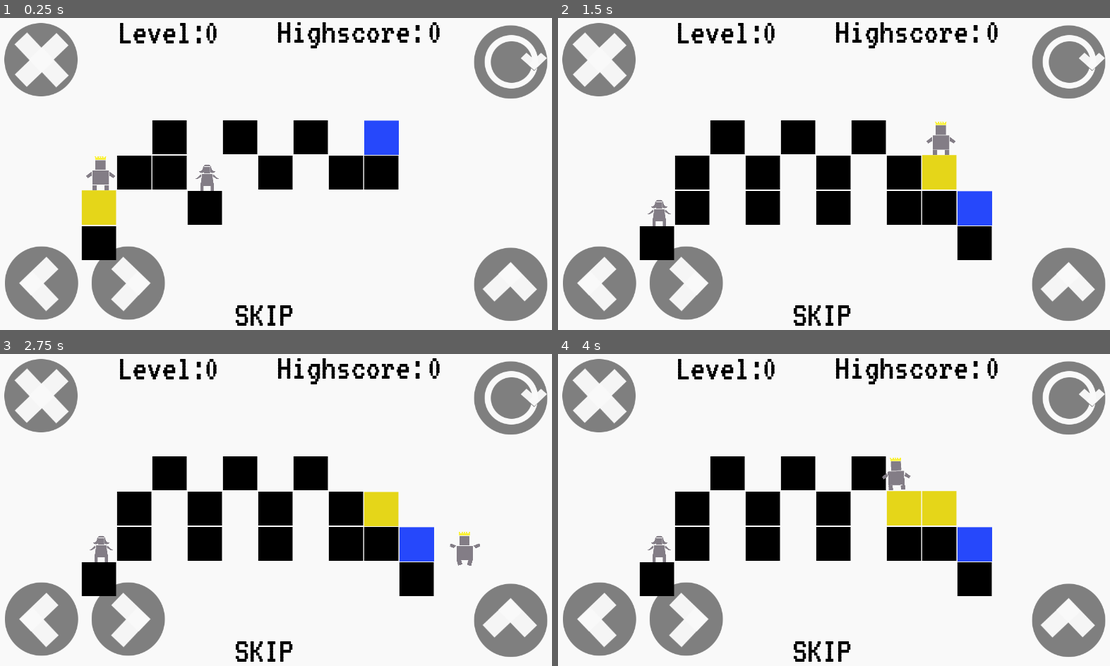
Above: before the commit, frames 1-4 (two rows, left to right).
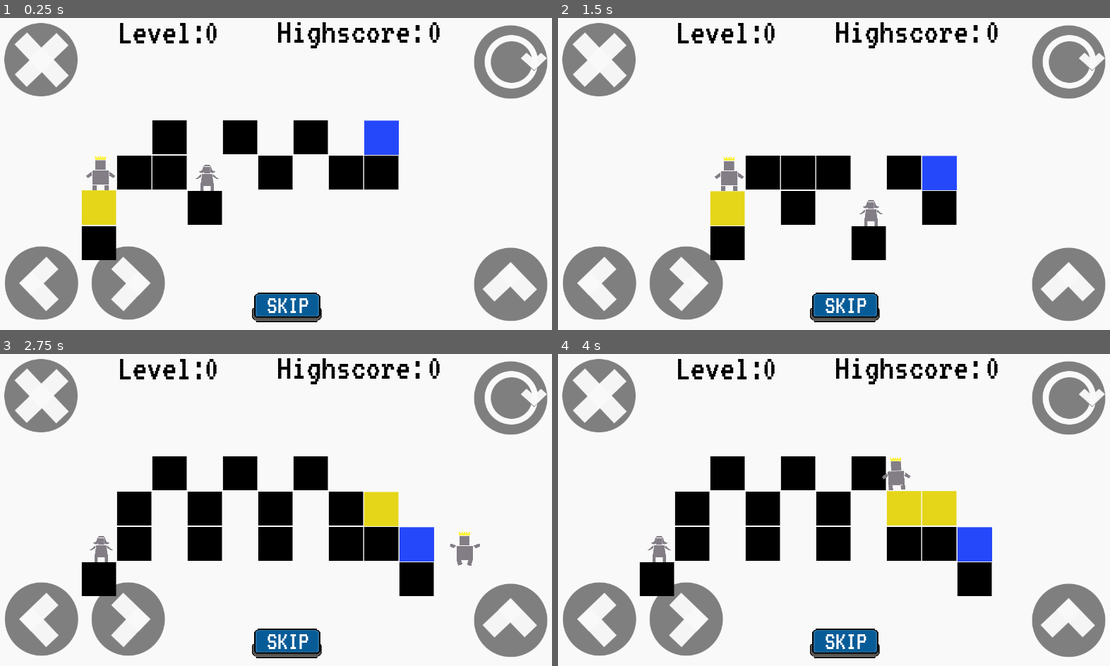
Above: after the commit, the same moments.

Repository: meburns/midas
Game: Godot game, scene res://src/endless/EndlessLevel.tscn
The game is run twice, just before and just after one commit, with the same random seed, the same clock (stepped at 60 frames per second) and the same inputs. This scene is started directly instead of the project's main scene.
Inputs (mouse positions are in pixels of both pictures, inside the frame that each line leads up to):
- Up to frame 1 (0.25 s): no input
- Up to frame 2 (1.5 s): click (845, 305) at 0.5 s, where only the run after the commit has a clickable "SKIP"; click (845, 305) at 1.25 s, where only the run after the commit has a clickable "SKIP"
- Up to frame 3 (2.75 s): tap Enter (ui_accept) at 2 s; hold Right (move_right) from 2.03 s (still down); tap R (refresh) at 2.1 s; tap Space (jump) at 2.27 s
- Up to frame 4 (4 s): tap R (refresh) at 2.85, 3.6 s; tap Space (jump) at 3.02 s; release Right (move_right) at 3.53 s; hold A (move_left) from 3.53 s (still down)

The runs differ from the first frame. In frame 1, 1.2% of the frame differs, in the area x 42-59%, y 88-99%; in frame 2, 14%, in the area x 14-79%, y 32-99%; in frame 3, 1.2%; in frame 4, 1.2%.

Commit message:
Add skip button animation

Diff:
--- a/src/endless/EndlessLevel.gd
+++ b/src/endless/EndlessLevel.gd
@@ -35,9 +35,12 @@
 		child.queue_free()
 	_fill_array(arr)
 
+func skip_level() -> void:
+	get_tree().reload_current_scene()
+
 func _process(_delta: float) -> void:
 	if Input.is_action_just_pressed("skip"):
-		get_tree().reload_current_scene()
+		skip_level()
 
 
 func get_next_level() -> void:
@@ -178,3 +181,16 @@
 				wInstance.set_position(Vector2(y_val, x_val))
 				level.add_child(wInstance)
 	$level.add_child(level)
+
+
+func _on_SkipButton_button_down() -> void:
+	$SkipButton/AnimatedSprite.play("press")
+	var pos = $SkipButton/Label.get_position()
+	$SkipButton/Label.set_position(Vector2(pos.x, pos.y + 5))
+	yield(get_tree().create_timer(0.3), "timeout")
+	skip_level()
+
+func _on_SkipButton_button_up() -> void:
+	$SkipButton/AnimatedSprite.play("idle")
+	var pos = $SkipButton/Label.get_position()
+	$SkipButton/Label.set_position(Vector2(pos.x, pos.y - 5))
--- a/src/endless/EndlessLevel.tscn
+++ b/src/endless/EndlessLevel.tscn
@@ -1,12 +1,38 @@
-[gd_scene load_steps=5 format=2]
+[gd_scene load_steps=10 format=2]
 
 [ext_resource path="res://src/fonts/normal_font.tres" type="DynamicFont" id=1]
+[ext_resource path="res://assets/buttons/new_default.png" type="Texture" id=2]
 [ext_resource path="res://src/endless/EndlessLevel.gd" type="Script" id=3]
+[ext_resource path="res://src/fonts/credits_font.tres" type="DynamicFont" id=4]
 [ext_resource path="res://src/overlays/Outside.tscn" type="PackedScene" id=5]
 
+[sub_resource type="AtlasTexture" id=3]
+flags = 4
+atlas = ExtResource( 2 )
+region = Rect2( 0, 0, 200, 100 )
 
-[sub_resource type="RectangleShape2D" id=1]
-extents = Vector2( 75, 50 )
+[sub_resource type="AtlasTexture" id=4]
+flags = 4
+atlas = ExtResource( 2 )
+region = Rect2( 0, 0, 200, 100 )
+
+[sub_resource type="AtlasTexture" id=5]
+flags = 4
+atlas = ExtResource( 2 )
+region = Rect2( 200, 0, 200, 100 )
+
+[sub_resource type="SpriteFrames" id=2]
+animations = [ {
+"frames": [ SubResource( 3 ) ],
+"loop": true,
+"name": "idle",
+"speed": 5.0
+}, {
+"frames": [ SubResource( 4 ), SubResource( 5 ) ],
+"loop": false,
+"name": "press",
+"speed": 24.0
+} ]
 
 [node name="EndlessLevel" type="Node2D"]
 script = ExtResource( 3 )
@@ -68,20 +94,30 @@
 
 [node name="level" type="Node2D" parent="."]
 
-[node name="TouchScreenButton" type="TouchScreenButton" parent="."]
-position = Vector2( 537.957, 633.358 )
-shape = SubResource( 1 )
-action = "skip"
-visibility_mode = 1
+[node name="SkipButton" type="TextureButton" parent="."]
+margin_left = 583.507
+margin_top = 623.572
+margin_right = 743.507
+margin_bottom = 703.572
+__meta__ = {
+"_edit_use_anchors_": false
+}
 
-[node name="Label" type="Label" parent="TouchScreenButton"]
-margin_left = 7.36646
-margin_top = 7.36639
-margin_right = 143.366
-margin_bottom = 92.3664
-custom_fonts/font = ExtResource( 1 )
-custom_colors/font_color = Color( 0, 0, 0, 1 )
+[node name="AnimatedSprite" type="AnimatedSprite" parent="SkipButton"]
+position = Vector2( 81.3556, 41.4727 )
+frames = SubResource( 2 )
+animation = "idle"
+
+[node name="Label" type="Label" parent="SkipButton"]
+margin_left = 35.2425
+margin_top = 8.08459
+margin_right = 131.242
+margin_bottom = 68.0846
+custom_fonts/font = ExtResource( 4 )
+custom_colors/font_color = Color( 1, 1, 1, 1 )
 text = "SKIP"
 __meta__ = {
 "_edit_use_anchors_": false
 }
+[connection signal="button_down" from="SkipButton" to="." method="_on_SkipButton_button_down"]
+[connection signal="button_up" from="SkipButton" to="." method="_on_SkipButton_button_up"]
